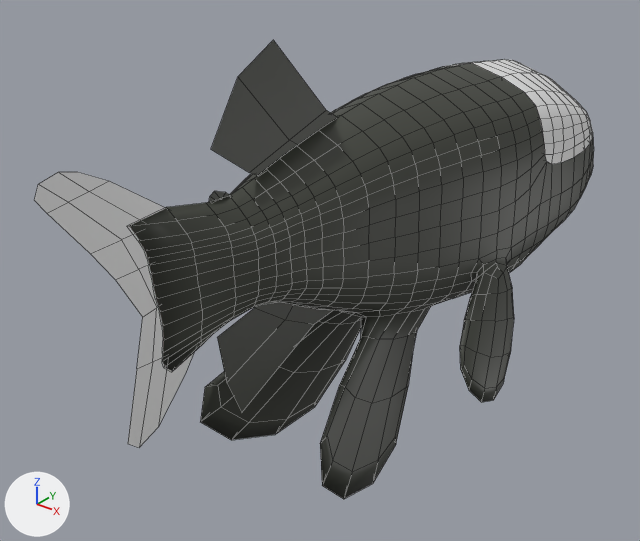
Two versions of the FBX model LifeUnderPressure/Assets/Models/Fish/Barreleye.fbx, one commit apart.
The view is the same before and after, from a camera (50 mm lens) standing at (2.25, -3.26, 1.78) and looking at (-0.22, -0.17, -0.13). The lights are fixed; the arrows at lower left show +X, +Y and +Z. The first picture is the older version. Mesh edges are drawn as thin lines. Where no turn or scale is listed for an object, it has been applied to the vertices. Vertices at exactly the same position are counted once.

In view in the first picture: 'BarreleyeLow'.
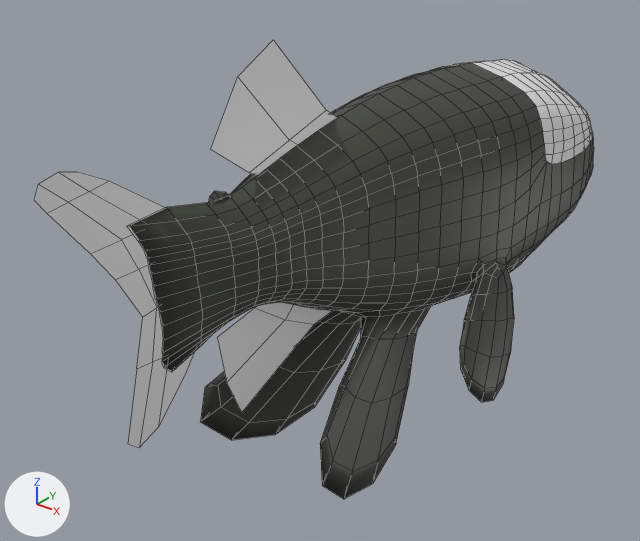
Where the change shows, as pixel boxes (x1, y1, x2, y2) in the pictures (640 x 541 px):
part 1 of me_sphere, recoloured (dark grey to white)
    both: (211, 40, 338, 412)

Patch to the scene script:
```diff
--- a/LifeUnderPressure/Assets/Models/Fish/Barreleye.fbx.py
+++ b/LifeUnderPressure/Assets/Models/Fish/Barreleye.fbx.py
@@ me_sphere @@
 me_sphere.from_pydata(...)  # 1554 vertices, 1544 faces; spans x -0.65..0.65, y -1.83..2.06, z -1.02..1.11
 # used by ob_barreleyelow; location = (0.0, 0.0, 0.0)
+# me_sphere part 1: all 8 faces centred in x 0.0, y -0.94..-0.48, z -0.25..0.89 switch from mat_body_material (dark grey #3e4139) to mat_headopasity_material (white #e7e7e7)
```
